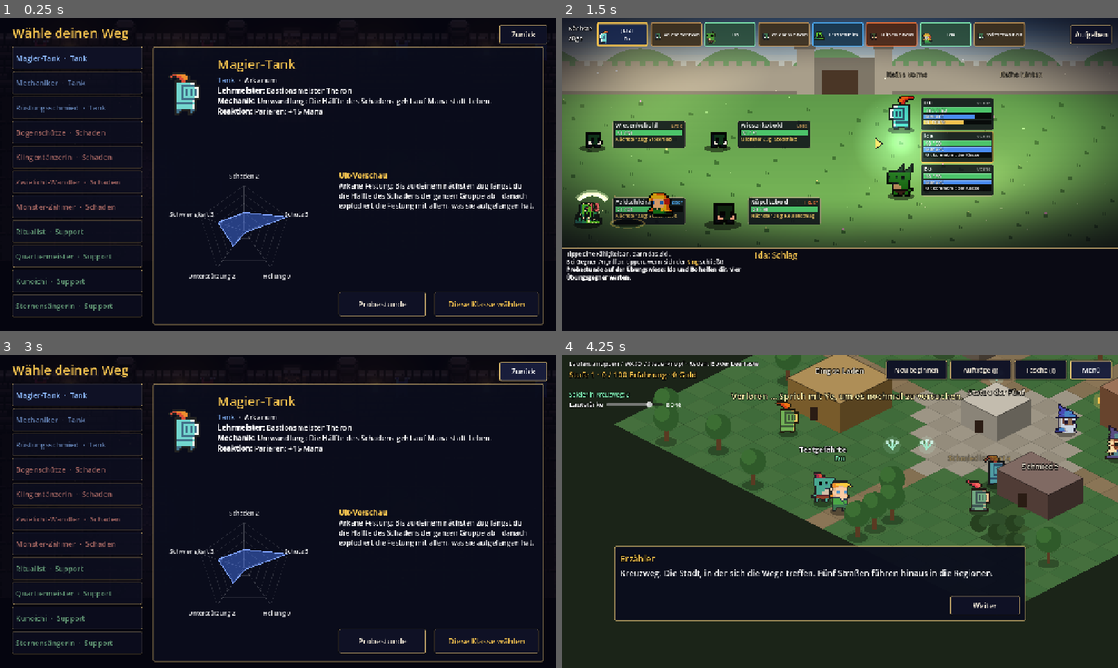
Above: before the commit, frames 1-4 (two rows, left to right).
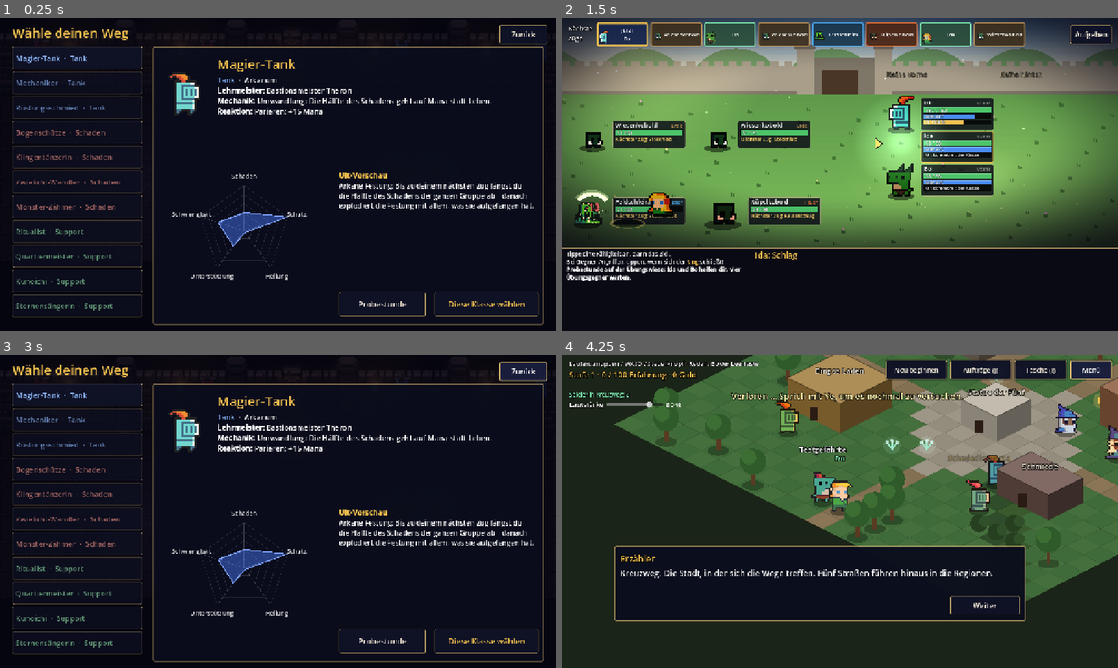
Above: after the commit, the same moments.

Repository: CazeX-studio/MiniKampf
Game: Godot game, scene res://scenes/klassenwahl.tscn
The game is run twice, just before and just after one commit, with the same random seed, the same clock (stepped at 60 frames per second) and the same inputs. This scene is started directly instead of the project's main scene.
Inputs (mouse positions are in pixels of both pictures, inside the frame that each line leads up to):
- Up to frame 1 (0.25 s): no input
- Up to frame 2 (1.5 s): click "Probestunde" at 0.5 s; tap Enter at 1.25 s; drag from (940, 105) to (895, 105) at 1.27 s
- Up to frame 3 (3 s): drag from (378, 477) to (250, 574) at 2.02 s; click "Aufgeben" at 2.75 s
- Up to frame 4 (4.25 s): click "Zurück" at 3.5 s

The runs differ from the first frame. In frame 1, 0.3% of the frame differs, in the area x 30-56%, y 49-84%; in frame 2, nothing differs; in frame 3, 0.3%; in frame 4, nothing differs.

Commit message:
Ren bleibt namenlos, Marv sagt 'Zeit' nur einmal, Klassenwahl ohne Zahlen im Diagramm
Co-Authored-By: Claude Opus 5.5 <noreply@anthropic.com>

Diff:
--- a/data/dialoge.json
+++ b/data/dialoge.json
@@ -215,7 +215,7 @@
 				{"text": "Sie kostet 5000 Gold, Marv.", "weiter": "ausrede", "aktionen": [{"auftrag_abgeben": "marvs_traum"}]}
 			]},
 			"ausrede": {"wer": "Marv", "text": "Fünftausend?! … Na, dann spar halt! Ich warte. Ich hab Zeit. Ganz viel Zeit."},
-			"danach": {"wer": "Marv", "text": "Hast du die Sternentafel schon? Nein? Macht nichts. Ich hab Zeit!"}
+			"danach": {"wer": "Marv", "text": "Hast du die Sternentafel schon? … Nein? Hm. Ich frag morgen wieder. Und übermorgen."}
 		}
 	},
 	"bingo": {
@@ -356,7 +356,7 @@
 				{"text": "Nein, Marv.", "weiter": "zeit", "aktionen": [{"merken": "marv_fest"}, {"auftrag_abgeben": "fest"}]},
 				{"text": "Fünftausend Gold, Marv!", "weiter": "zeit", "aktionen": [{"merken": "marv_fest"}, {"auftrag_abgeben": "fest"}]}
 			]},
-			"zeit": {"wer": "Marv", "text": "Macht nichts! Ich hab Zeit. Ganz viel Ze–", "weiter": "stern"},
+			"zeit": {"wer": "Marv", "text": "Macht nichts! Irgendwann spielen wir, ganz besti–", "weiter": "stern"},
 			"stern": {"wer": "Erzähler", "text": "Plötzlich wird es taghell. Ein Stern fällt. Dann noch einer. Und noch einer.", "aktionen": [{"effekt": "sternenfall"}, {"merken": "sternenfall"}, {"auftrag_starten": "sternenfall"}], "weiter": "einschlag"},
 			"einschlag": {"wer": "Erzähler", "text": "Ein Splitter schlägt mitten auf dem Marktplatz ein. Ein Feldschleim kriecht heran – und verschlingt ihn. Er wächst. Und wächst.", "weiter": "ye"},
 			"ye": {"wer": "Ye", "text": "Novizen! Ida, Bo, Tom – und du! Zu mir! Schild hoch, Schild runter!", "antworten": [
@@ -365,7 +365,7 @@
 		}
 	},
 	"ren": {
-		"hinweis": "PLATZHALTER-TEXTE: Ren (Vorgängerin, Kunoichi) nach dem Sternenfall. Marco schreibt die Dialoge der Hauptfiguren noch.",
+		"hinweis": "PLATZHALTER-TEXTE: Ren (Vorgängerin, Kunoichi) nach dem Sternenfall – sie nennt ihren Namen noch nicht. Marco schreibt die Dialoge der Hauptfiguren noch.",
 		"einstieg": [
 			{"wenn": {"gemerkt": "sternenfresser_besiegt"}, "knoten": "sieg"},
 			{"knoten": "niederlage"}
@@ -381,7 +381,7 @@
 				{"text": "Danke … wer bist du?", "weiter": "weg"},
 				{"text": "Was willst du mit dem Splitter?", "weiter": "weg"}
 			]},
-			"weg": {"wer": "Ren", "text": "Ren. Und du hast mich nie gesehen.", "aktionen": [{"merken": "ren_getroffen"}, {"auftrag_abgeben": "sternenfall"}]}
+			"weg": {"wer": "???", "text": "Niemand. Und du hast mich nie gesehen.", "aktionen": [{"merken": "ren_getroffen"}, {"auftrag_abgeben": "sternenfall"}]}
 		}
 	},
 	"marv_abschied": {
@@ -392,7 +392,7 @@
 				{"text": "Wenn ich zurück bin, Marv.", "weiter": "zeit"},
 				{"text": "Kauf dir doch selbst eine Sternentafel.", "weiter": "zeit"}
 			]},
-			"zeit": {"wer": "Marv", "text": "Na gut. Na GUT. Ich warte. Ich hab Zeit. Ganz viel Zeit."}
+			"zeit": {"wer": "Marv", "text": "Na gut. Na GUT. Aber wehe, du übst da draußen heimlich!"}
 		}
 	}
 }
--- a/data/kreuzweg.json
+++ b/data/kreuzweg.json
@@ -23,7 +23,7 @@
 			"wenn": {"auftrag": "leises_singen", "stand": "aktiv"}, "anspringen": {"radius": 4}},
 		"marv_fest": {"name": "Marv", "feld": [13, 12], "aussehen": "elf_m", "farbe": "ffb070", "dialog": "marv_fest",
 			"wenn": {"gemerkt": "nacht", "nicht_gemerkt": "sternenfall"}, "anspringen": {"radius": 3}},
-		"ren": {"name": "Ren", "feld": [12, 13], "aussehen": "elf_f", "farbe": "b090ff", "dialog": "ren",
+		"ren": {"name": "???", "feld": [12, 13], "aussehen": "elf_f", "farbe": "b090ff", "dialog": "ren",
 			"wenn": {"gemerkt": "sternenfall_kampf_vorbei", "nicht_gemerkt": "ren_getroffen"}, "anspringen": {"radius": 9}},
 		"marv_abschied": {"name": "Marv", "feld": [10, 17], "aussehen": "elf_m", "farbe": "ffb070", "dialog": "marv_abschied",
 			"wenn": {"gemerkt": "abreise_angekuendigt"}, "anspringen": {"radius": 3}}
--- a/scripts/welt/klassenwahl.gd
+++ b/scripts/welt/klassenwahl.gd
@@ -199,7 +199,7 @@
 		var value := clampf(float(values.get(AXES[i], 0)) / MAX_VALUE, 0.0, 1.0)
 		points.append(center + dir * radius * maxf(value, 0.04))
 		var label_pos := center + dir * (radius + 22.0) + Vector2(-60, 6)
-		_diagram.draw_string(font, label_pos, "%s %d" % [AXIS_NAMES[AXES[i]], int(values.get(AXES[i], 0))],
+		_diagram.draw_string(font, label_pos, str(AXIS_NAMES[AXES[i]]),
 				HORIZONTAL_ALIGNMENT_CENTER, 120, 14, Color(1, 1, 1, 0.85))
 	for ring in [0.2, 0.4, 0.6, 0.8, 1.0]:
 		var outline := PackedVector2Array()
